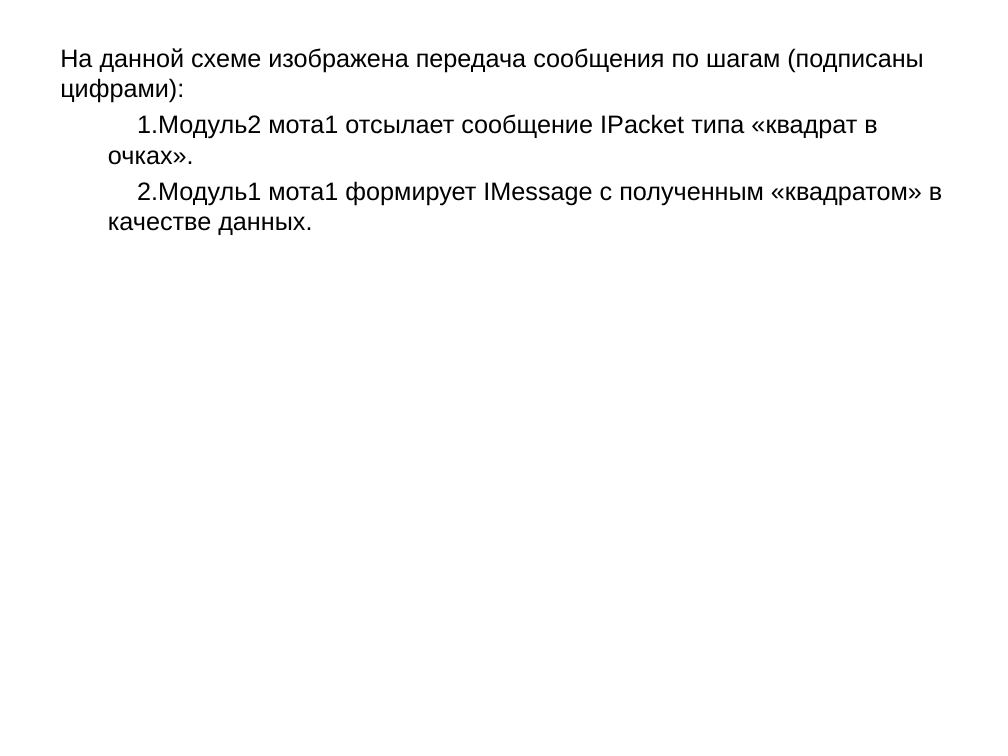
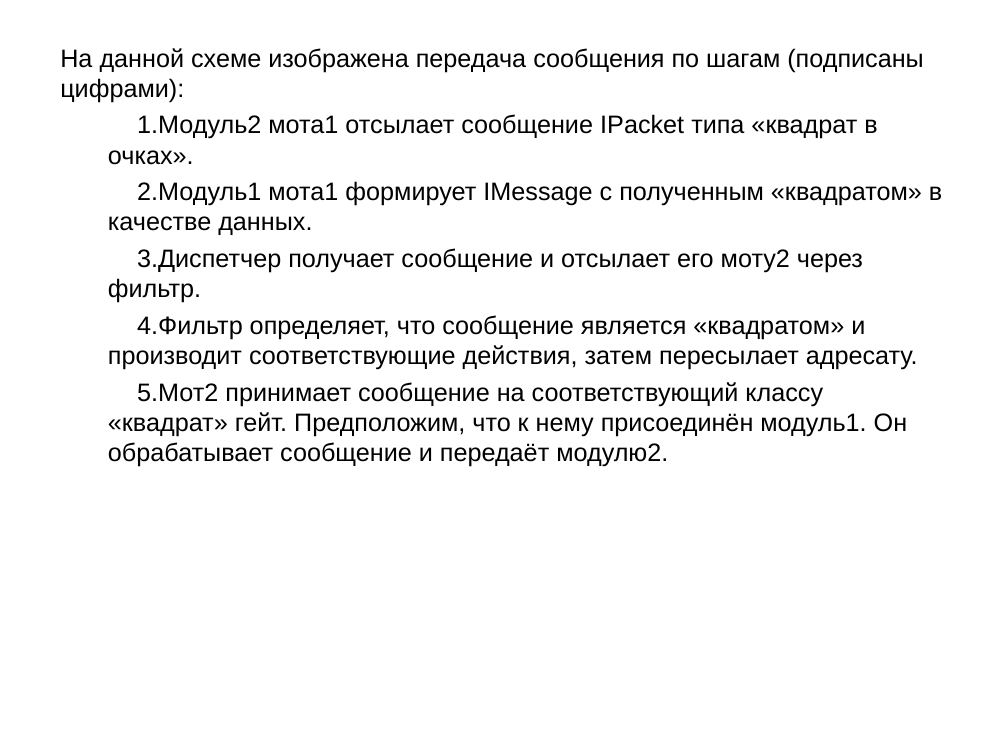
Before and after one commit to morj/jwsn, a slide deck: slide 5 of Introduction.ppt. Drawn at 1008x756 pixels with LibreOffice and Linux fonts; fonts in the diff are those of the drawing. Boxes give left, top, right and bottom in pixels: in the first picture for what was removed or moved away, otherwise in the second. Text is boxed around its words. In the diff, an @@ line names an element or a change of style, - is before the commit and + after.

Commit message:
Work on manual (ptt) continues.

```diff
--- a/Introduction.ppt
+++ b/Introduction.ppt
@@ text at (108,248,918,467): paragraphs added @@
+3. Диспетчер получает сообщение и отсылает его моту2 через фильтр.
+4. Фильтр определяет, что сообщение является «квадратом» и производит соответствующие действия, затем пересылает адресату.
+5. Мот2 принимает сообщение на соответствующий классу «квадрат» гейт. Предположим, что к нему присоединён модуль1. Он обрабатывает сообщение и передаёт модулю2.
```
